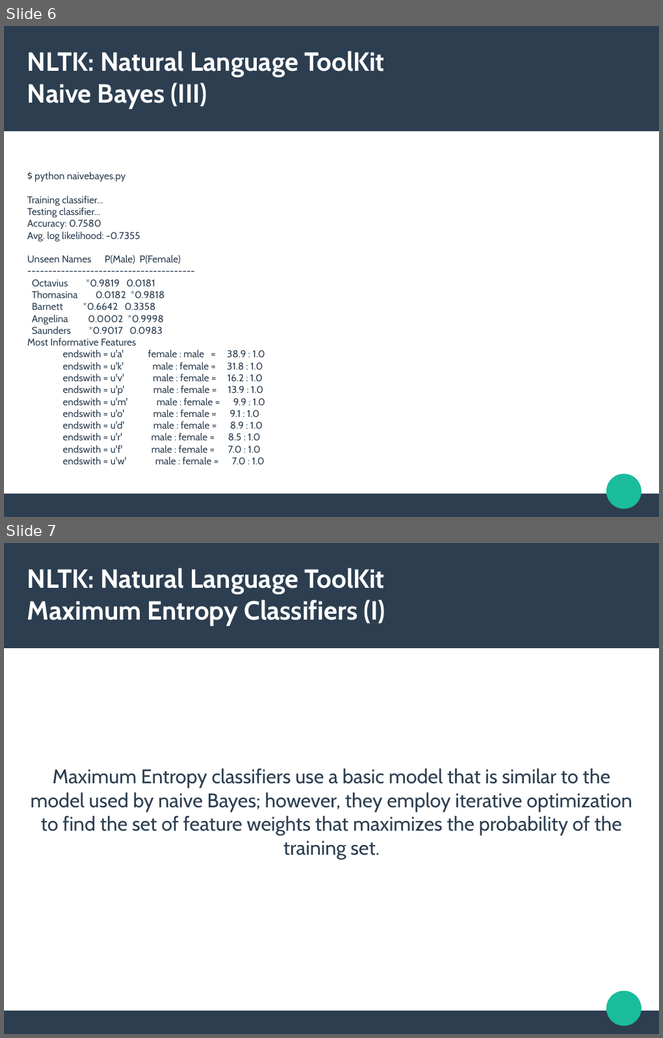
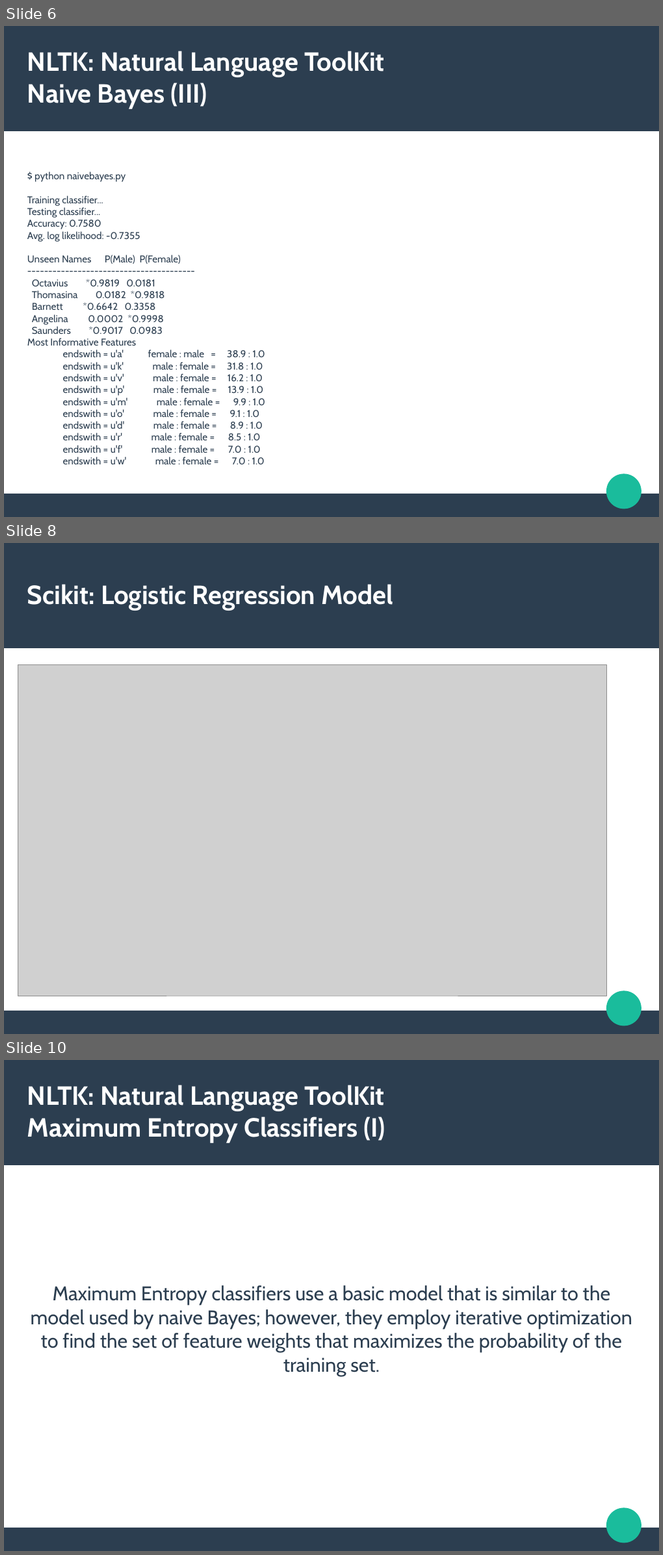
Before and after one commit to Lingwars/GAPLEN, a slide deck: docs/materials/classify.odp. Shown one above the other, each under a label of ours: slides 6 and 7 before the commit, slides 6, 8 and 10 after it; the slides between them are not shown. The pictures are 663x1038 and 663x1555 pixels, drawn with LibreOffice and Linux fonts; fonts in the diff are those of the drawing; grey boxes stand for pictures. Boxes give left, top, right and bottom in pixels: in the first picture for what was removed or moved away, otherwise in the second. Text is boxed around its words. In the diff, an @@ line names an element or a change of style, - is before the commit and + after.

```diff
--- a/docs/materials/classify.odp
+++ b/docs/materials/classify.odp
@@ slide 8 added at [4, 543, 659, 1034], background #FFFFFF; not listed: 3 template elements that a slide beside it also shows @@
@@ title added at [27, 584, 393, 610], 31.9 pt, text #FFFFFF, bold @@
+Scikit: Logistic Regression Model
@@ picture added at [18, 665, 607, 997] @@
@@ what was slide 7 is now slide 10 @@
```
Also in this commit, not shown: 2 other slides added.
